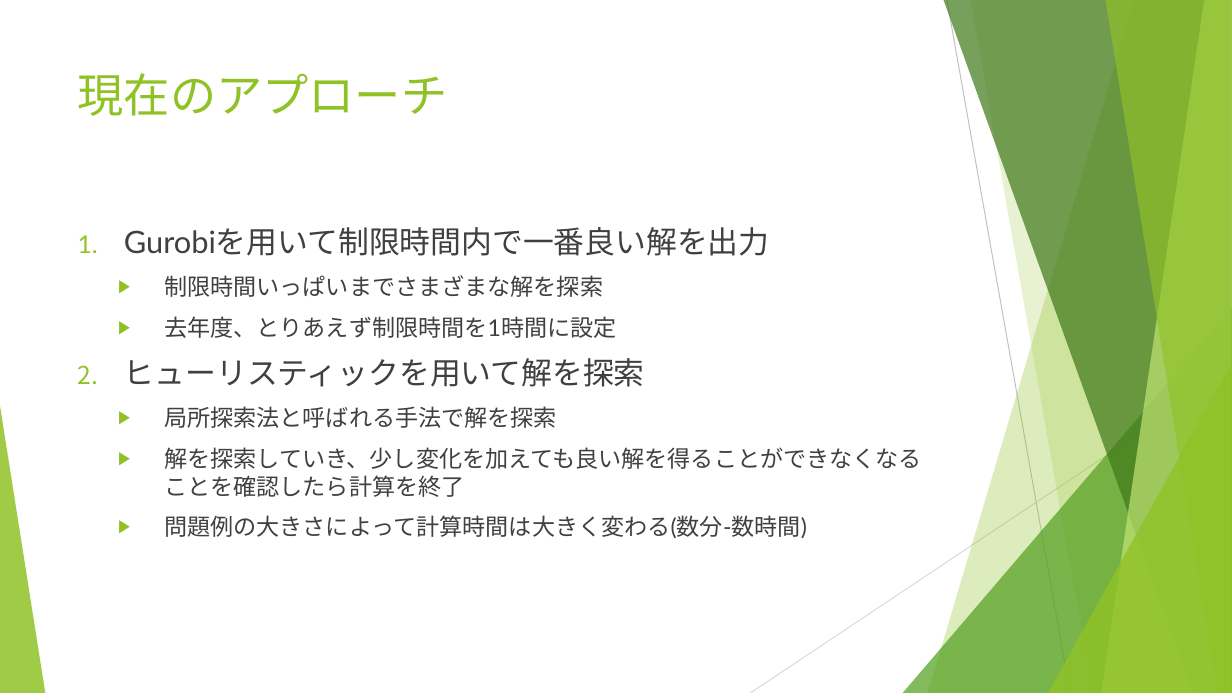
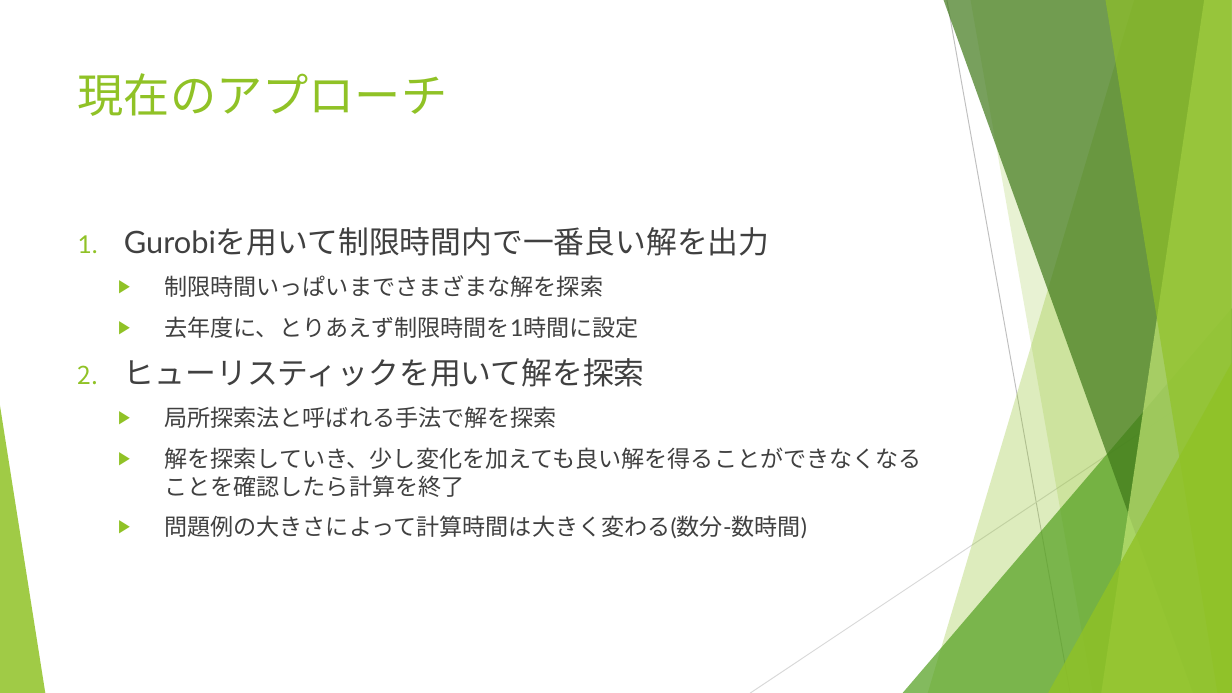
Before and after one commit to r-kurosu/kline_new, a slide deck: slide 3 of 11_30_共有資料.pptx. Drawn at 1232x693 pixels with LibreOffice and Linux fonts; fonts in the diff are those of the drawing. Boxes give left, top, right and bottom in pixels: in the first picture for what was removed or moved away, otherwise in the second. Text is boxed around its words. In the diff, an @@ line names an element or a change of style, - is before the commit and + after.

```diff
--- a/11_30_共有資料.pptx
+++ b/11_30_共有資料.pptx
@@ text at (x1=164, y1=316, x2=639, y2=338): text changed @@
-  ▶ 去年度、とりあえず制限時間を1時間に設定
+  ▶ 去年度に、とりあえず制限時間を1時間に設定
```
Also in this commit, not shown: 4 other slides changed, 9 slides added.
